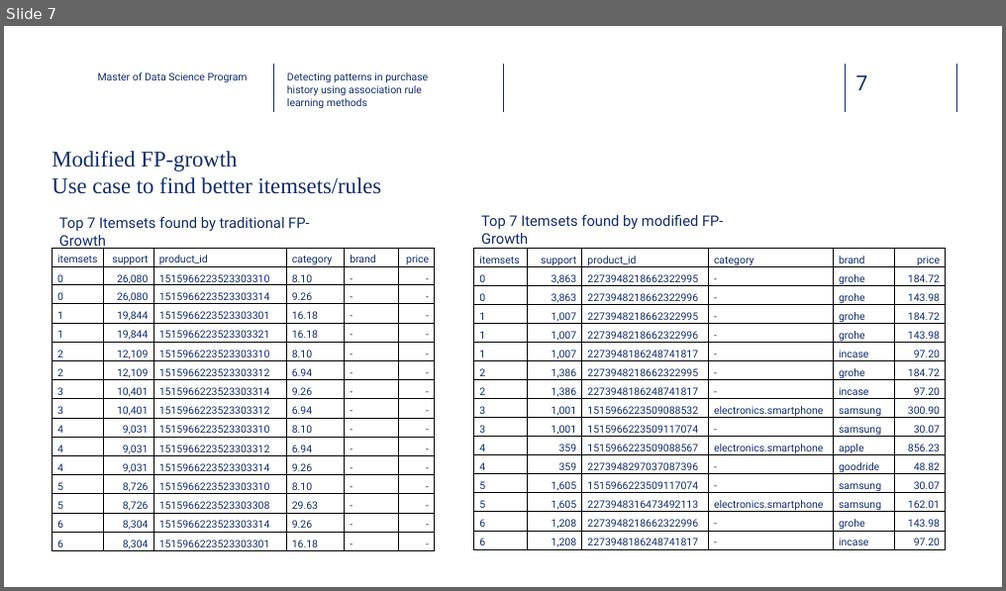
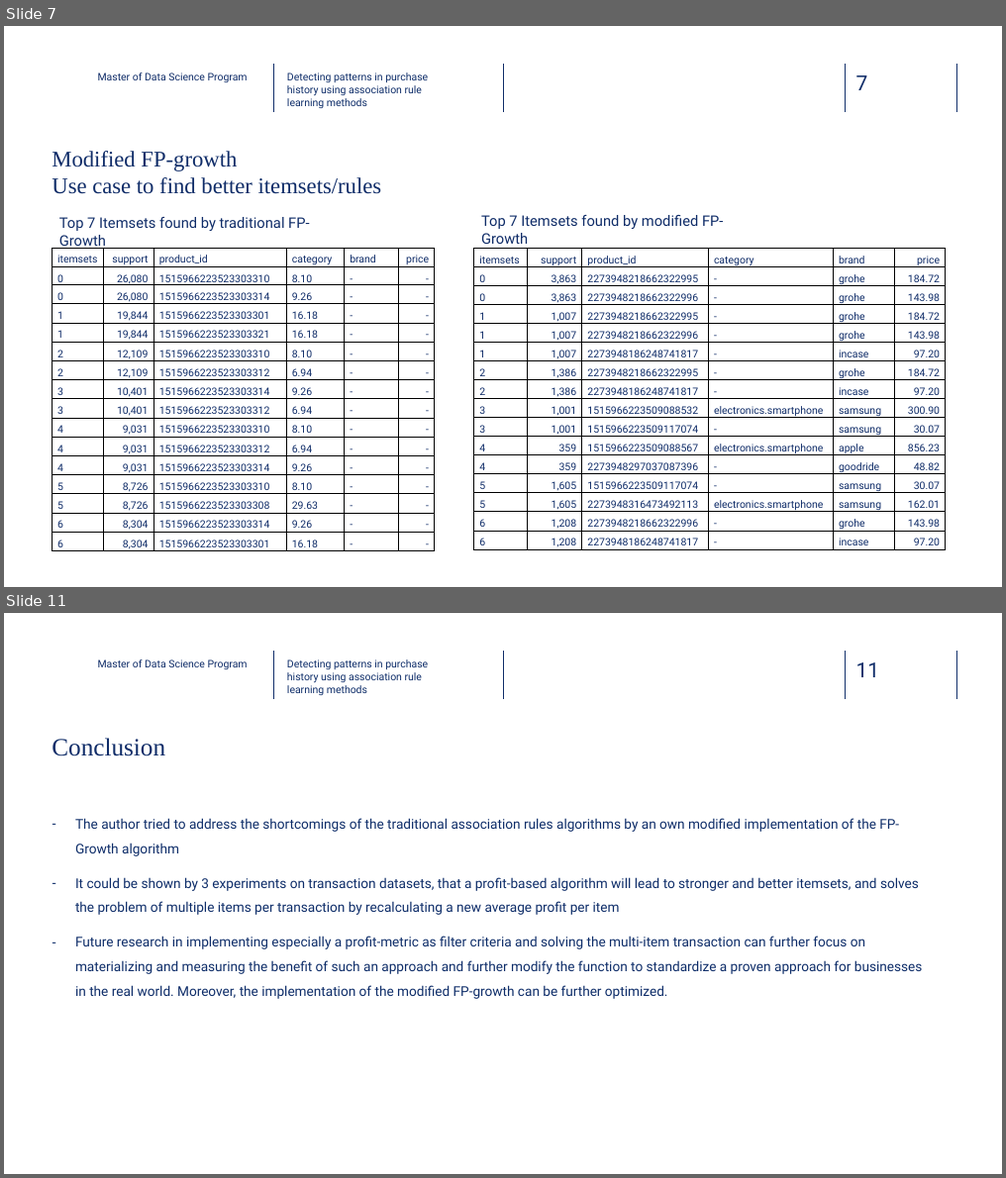
Before and after one commit to dawei7/Detecting-patterns-in-purchase-history-using-association-rule-learning-methods, a slide deck: MasterThesis/Presentation_Detecting-patterns-in-purchase-history-using-association-rule-learning-methods_latest.pptx. Shown one above the other, each under a label of ours: slide 7 before the commit, slides 7 and 11 after it; the slides between them are not shown. The pictures are 1006x591 and 1006x1178 pixels, drawn with LibreOffice and Linux fonts; fonts in the diff are those of the drawing; background and template pictures are left out. Boxes give left, top, right and bottom in pixels: in the first picture for what was removed or moved away, otherwise in the second. Text is boxed around its words. In the diff, an @@ line names an element or a change of style, - is before the commit and + after.

```diff
--- a/MasterThesis/Presentation_Detecting-patterns-in-purchase-history-using-association-rule-learning-methods_latest.pptx
+++ b/MasterThesis/Presentation_Detecting-patterns-in-purchase-history-using-association-rule-learning-methods_latest.pptx
@@ slide 11 added at bbox=[4, 613, 1002, 1174], background picture (left out); not listed: 5 template elements that a slide beside it also shows @@
@@ text added at bbox=[98, 660, 248, 669], 10 pt, text #0F2C68 @@
+Master of Data Science Program
@@ text added at bbox=[287, 660, 428, 695], 10 pt, text #0E2D69 @@
+Detecting patterns in purchase history using association rule learning methods
@@ title added at bbox=[52, 738, 165, 757], 24 pt, text #0F2C68 @@
+Conclusion
@@ text added at bbox=[75, 818, 923, 999], 13 pt, text #0E2D69 @@
+– The author tried to address the shortcomings of the traditional association rules algorithms by an own modified implementation of the FP-Growth algorithm
+– It could be shown by 3 experiments on transaction datasets, that a profit-based algorithm will lead to stronger and better itemsets, and solves the problem of multiple items per transaction by recalculating a new average profit per item
+– Future research in implementing especially a profit-metric as filter criteria and solving the multi-item transaction can further focus on materializing and measuring the benefit of such an approach and further modify the function to standardize a proven approach for businesses in the real world. Moreover, the implementation of the modified FP-growth can be further optimized.
```
Also in this commit, not shown: 1 slide changed, 2 other slides added, 10 other files.
